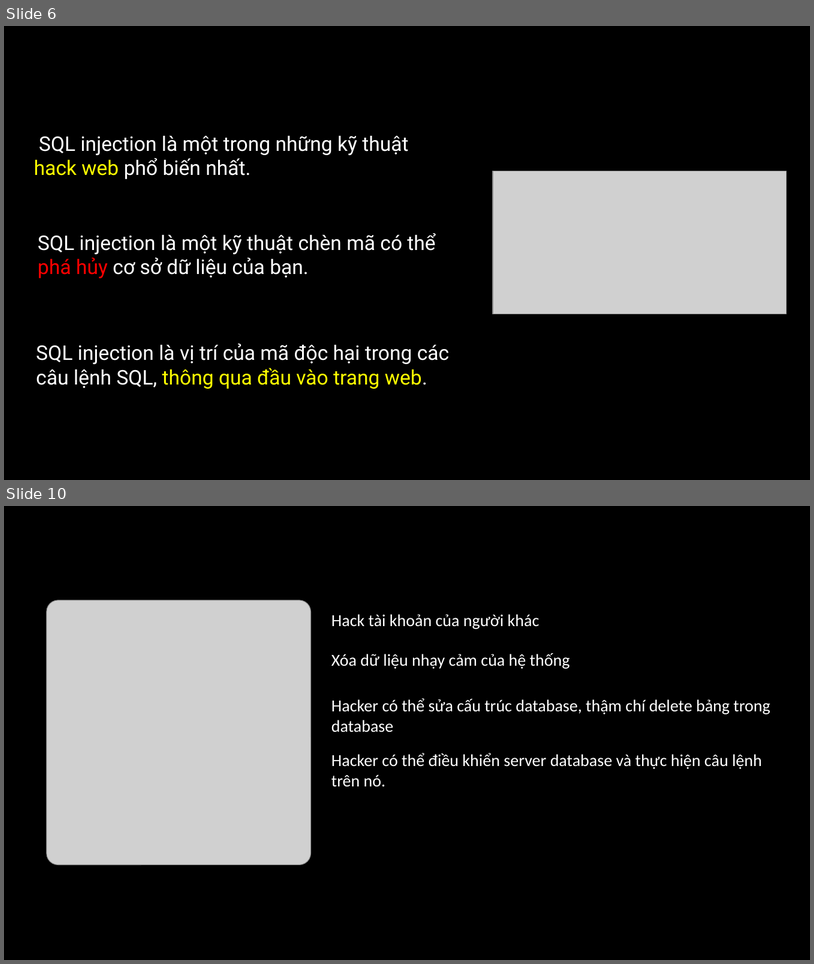
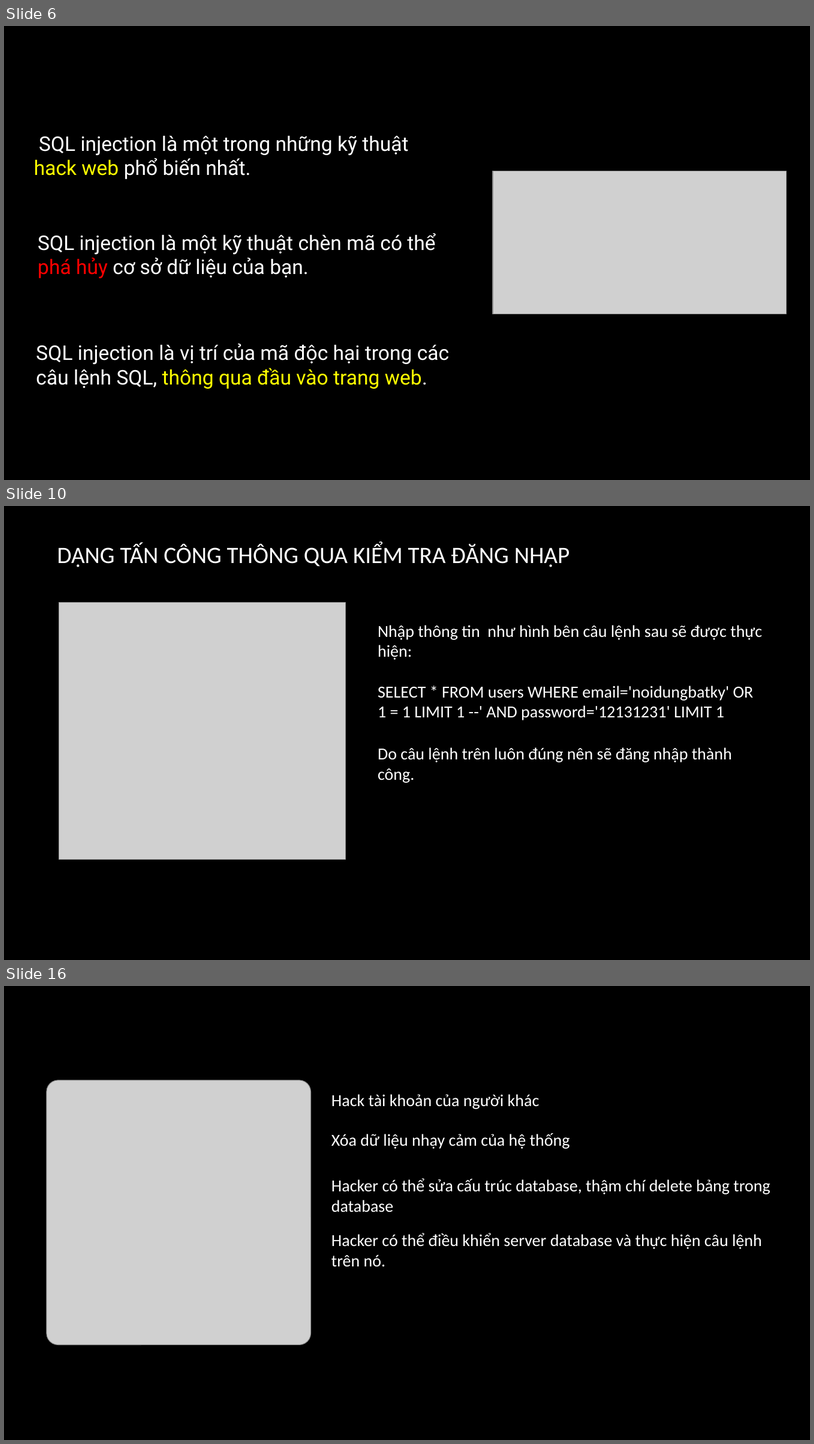
Before and after one commit to phamthanhtrungg/sql-injection, a slide deck: presentation.pptx. Shown one above the other, each under a label of ours: slides 6 and 10 before the commit, slides 6, 10 and 16 after it; the slides between them are not shown. The pictures are 814x964 and 814x1444 pixels, drawn with LibreOffice and Linux fonts; fonts in the diff are those of the drawing; grey boxes stand for pictures; background and template pictures are left out. Boxes give left, top, right and bottom in pixels: in the first picture for what was removed or moved away, otherwise in the second. Text is boxed around its words. In the diff, an @@ line names an element or a change of style, - is before the commit and + after.

```diff
--- a/presentation.pptx
+++ b/presentation.pptx
@@ slide 10 added at [4,506,810,960], background picture (left out) @@
@@ title added at [57,544,570,567], 28 pt, text #FFFFFF @@
+DẠNG TẤN CÔNG THÔNG QUA KIỂM TRA ĐĂNG NHẬP
@@ picture added at [59,602,346,859] @@
@@ text added at [378,625,762,720], 20 pt, text #FFFFFF @@
+Nhập thông tin như hình bên câu lệnh sau sẽ được thực hiện:
+SELECT * FROM users WHERE email='noidungbatky' OR 1 = 1 LIMIT 1 --' AND password='12131231' LIMIT 1
@@ text added at [378,747,732,783], 20 pt, text #FFFFFF @@
+Do câu lệnh trên luôn đúng nên sẽ đăng nhập thành công.
@@ what was slide 10 is now slide 16 @@
```
Also in this commit, not shown: 7 slides changed, 11 other slides added, 4 slides removed, 1 other file.
